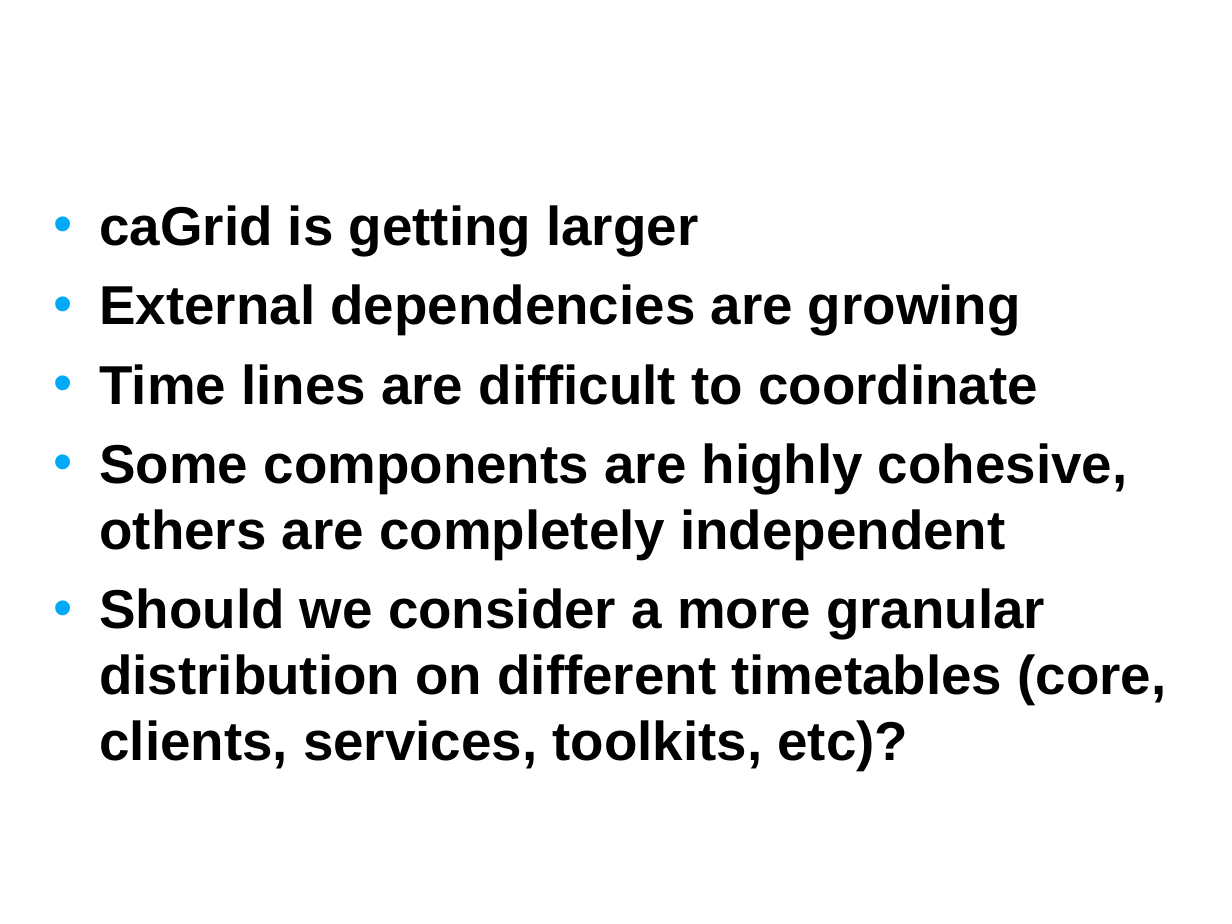
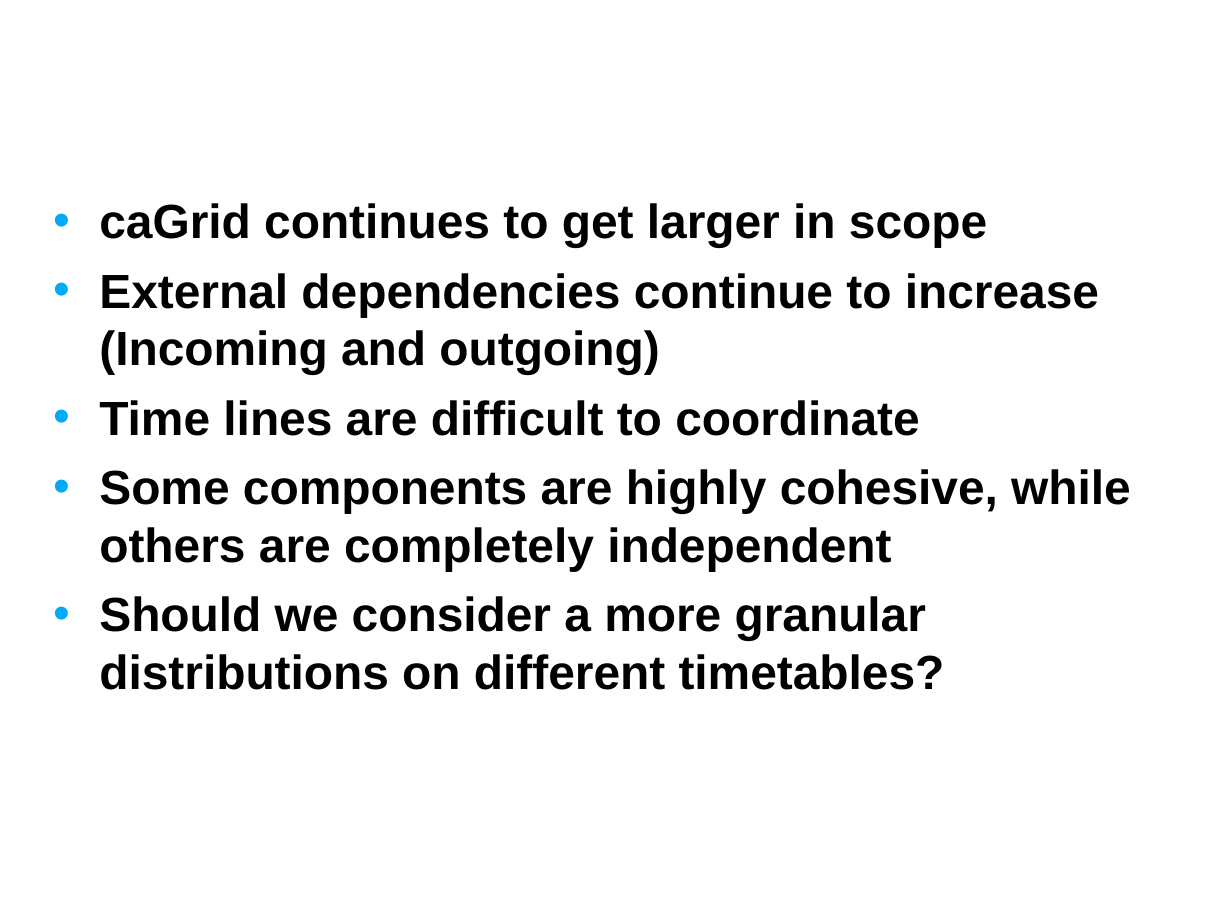
Before and after one commit to NCIP/cagrid-docs, a slide deck: slide 8 of presentations/200708_VCDE_ARCH/20070807_Day2_caGrid-2.0_Plans.ppt. Drawn at 1232x924 pixels with LibreOffice and Linux fonts; fonts in the diff are those of the drawing; background and template pictures are left out. Boxes give left, top, right and bottom in pixels: in the first picture for what was removed or moved away, otherwise in the second. Text is boxed around its words. In the diff, an @@ line names an element or a change of style, - is before the commit and + after.

```diff
--- a/presentations/200708_VCDE_ARCH/20070807_Day2_caGrid-2.0_Plans.ppt
+++ b/presentations/200708_VCDE_ARCH/20070807_Day2_caGrid-2.0_Plans.ppt
@@ text at <box>99,203,1099,374</box>: text changed; size 32 to 28 pt @@
-• caGrid is getting larger
-• External dependencies are growing
+• caGrid continues to get larger in scope
+• External dependencies continue to increase (Incoming and outgoing)
@@ text at <box>99,400,920,436</box>: size 32 to 28 pt in "Time lines are difficult to coordinate"; less space between paragraphs @@
@@ text at <box>99,469,1131,690</box>: text changed; size 32 to 28 pt @@
-• Some components are highly cohesive, others are completely independent
-• Should we consider a more granular distribution on different timetables (core, clients, services, toolkits, etc)?
+• Some components are highly cohesive, while others are completely independent
+• Should we consider a more granular distributions on different timetables?
```
Also in this commit, not shown: 4 other slides changed, 3 slides added, 3 slides removed, 1 other file.
